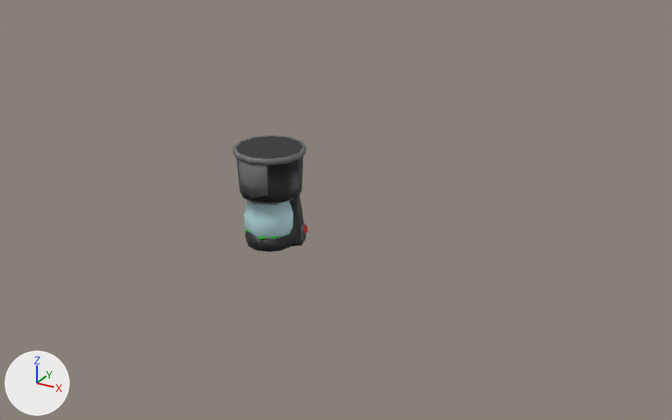
Renders of the FBX model Assets/Meshes/Itens/modelos_2.fbx from each side of a commit.
One viewpoint serves both versions: a 50 mm camera at (5.94, -9.05, 5.15) aimed at (0.85, 0.2, 0.53). Lighting does not change. The marker at lower left points along +X, +Y and +Z.

The older version as bpy lines, for what is in view:
```python
me_cafeteira = bpy.data.meshes.new('Cafeteira')
me_cafeteira.from_pydata(...)  # 292 vertices, 276 faces; spans x -0.453..0.453, y -0.411..0.496, z -0.011..1.253
me_cafeteira.materials.append(mat_textura)  # picture img_textura_png
ob_cafeteira = bpy.data.objects.new('Cafeteira', me_cafeteira)
ob_cafeteira.location = (0.0, 0.0, 0.0)
```
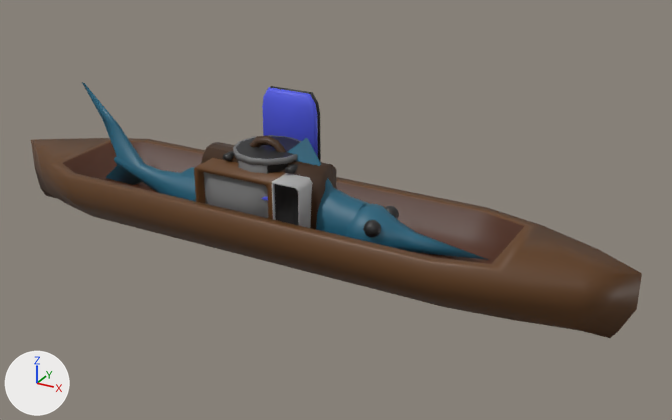
Boxes [x1, y1, x2, y2] around the edits, measured in the pictures (672 x 420 px):
```json
{"object": "Canoa", "change": "added", "after": [31, 138, 642, 338], "on screen": "brown"}
{"object": "Peixe_Espada", "change": "added", "after": [82, 82, 488, 260], "on screen": "blue"}
{"object": "Televisao", "change": "added", "after": [194, 158, 329, 228]}
{"object": "Cadeira_Escritorio", "change": "added", "after": [223, 86, 321, 201], "on screen": "blue"}
{"object": "Maleta", "change": "added", "after": [201, 135, 336, 229], "on screen": "brown"}
{"object": "Cafeteira", "change": "unchanged, covered by the edit", "before": [233, 135, 308, 252], "after": [233, 135, 301, 174]}
```

The change, as JSON lines over the scene's bpy script:
```json
{"op": "add", "block": "me_cylinder", "code": ["me_cylinder = bpy.data.meshes.new('Cylinder')", "me_cylinder.from_pydata(...)  # 733 vertices, 782 faces; spans x -0.53..0.53, y -0.54..0.62, z 0.06..1.85", "me_cylinder.materials.append(mat_textura)  # picture img_textura_png"]}
{"op": "add", "block": "me_peixe_espada", "code": ["me_peixe_espada = bpy.data.meshes.new('Peixe_Espada')", "me_peixe_espada.from_pydata(...)  # 355 vertices, 388 faces; spans x -3.87..2.26, y -0.41..0.41, z -0.66..1.17", "me_peixe_espada.materials.append(mat_textura)  # picture img_textura_png"]}
{"op": "add", "block": "me_televisao", "code": ["me_televisao = bpy.data.meshes.new('Televisao')", "me_televisao.from_pydata(...)  # 98 vertices, 100 faces; spans x -0.73..0.77, y -0.6..0.31, z 0.01..1.07", "me_televisao.materials.append(mat_textura)  # picture img_textura_png"]}
{"op": "add", "block": "me_canoa", "code": ["me_canoa = bpy.data.meshes.new('Canoa')", "me_canoa.from_pydata(...)  # 66 vertices, 65 faces; spans x -4.08..4.57, y -0.85..0.85, z -0.17..0.67", "me_canoa.materials.append(mat_textura)  # picture img_textura_png"]}
{"op": "add", "block": "me_maleta", "code": ["me_maleta = bpy.data.meshes.new('Maleta')", "me_maleta.from_pydata(...)  # 70 vertices, 62 faces; spans x -0.84..0.84, y -0.31..0.22, z 0.0..1.42", "me_maleta.materials.append(mat_textura)  # picture img_textura_png"]}
{"op": "add", "block": "ob_cadeira_escritorio", "code": ["ob_cadeira_escritorio = bpy.data.objects.new('Cadeira_Escritorio', me_cylinder)", "ob_cadeira_escritorio.location = (0.0, 0.0, 0.0)"]}
{"op": "add", "block": "ob_peixe_espada", "code": ["ob_peixe_espada = bpy.data.objects.new('Peixe_Espada', me_peixe_espada)", "ob_peixe_espada.location = (0.66, 0.0, 0.51)"]}
{"op": "add", "block": "ob_televisao", "code": ["ob_televisao = bpy.data.objects.new('Televisao', me_televisao)", "ob_televisao.location = (0.0, 0.0, 0.0)"]}
{"op": "add", "block": "ob_canoa", "code": ["ob_canoa = bpy.data.objects.new('Canoa', me_canoa)", "ob_canoa.location = (0.0, 0.0, 0.0)"]}
{"op": "add", "block": "ob_maleta", "code": ["ob_maleta = bpy.data.objects.new('Maleta', me_maleta)", "ob_maleta.location = (0.0, 0.0, 0.0)"]}
```
